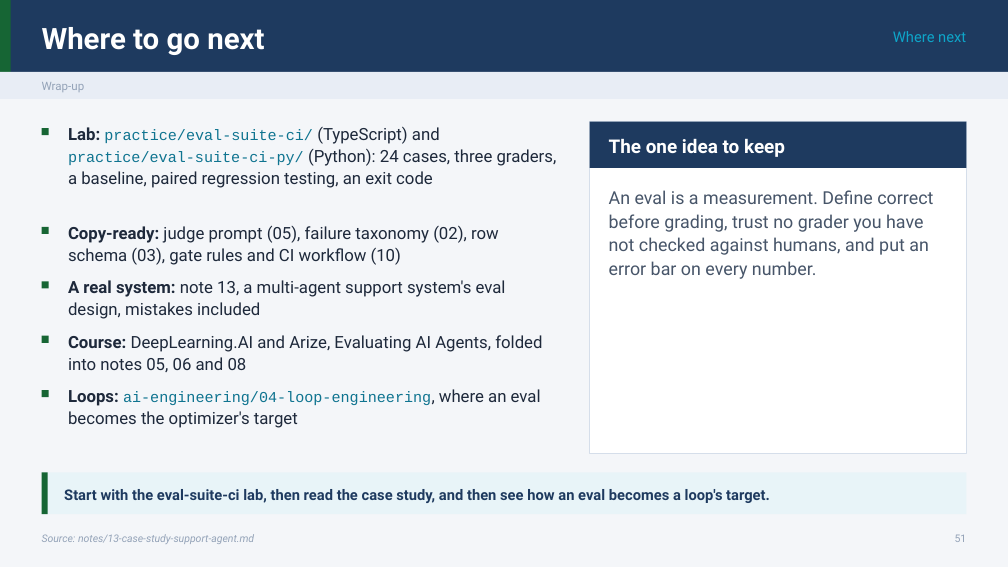
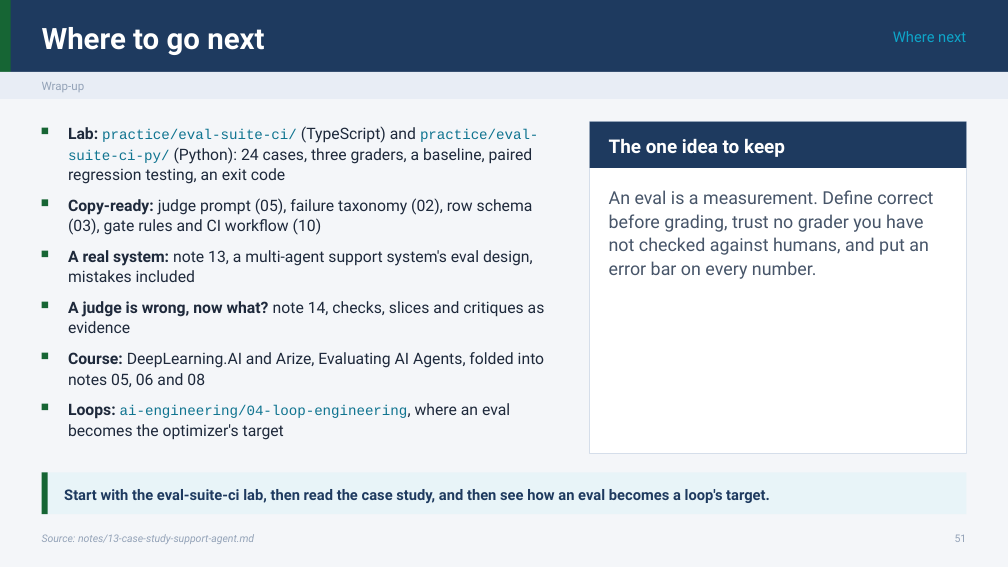
Before and after one commit to ramseywise/learn-ai-engineering, a slide deck: slide 51 of generative-ai/08-eval/slides/eval-engineering.pptx. Drawn at 1008x567 pixels with LibreOffice and Linux fonts; fonts in the diff are those of the drawing. Boxes give left, top, right and bottom in pixels: in the first picture for what was removed or moved away, otherwise in the second. Text is boxed around its words. In the diff, an @@ line names an element or a change of style, - is before the commit and + after.

```diff
--- a/generative-ai/08-eval/slides/eval-engineering.pptx
+++ b/generative-ai/08-eval/slides/eval-engineering.pptx
@@ text "Lab: practice/eval-suite-ci/ (TypeScript) and practice/eval- ..." at <box>68,126,538,184</box>: size 16 to 15 pt in "Lab: (TypeScript) and (Python): 24 cases, three ..."; size 14.4 to 13.5 pt in "practice/eval-suite-ci/ practice/eval-suite-ci-py/" @@
@@ rectangle: place and size @@
-rectangle at <box>42,227,48,234</box>
+rectangle at <box>42,200,48,206</box>
@@ text "Copy-ready: judge prompt (05), failure ...": place and size @@
-text "Copy-ready: judge prompt (05), failure ..." at <box>68,226,499,265</box>
+text "Copy-ready: judge prompt (05), failure ..." at <box>68,198,533,235</box>
@@ rectangle: place and size @@
-rectangle at <box>42,281,48,288</box>
+rectangle at <box>42,250,48,257</box>
@@ text "A real system: note 13, ...": place and size @@
-text "A real system: note 13, ..." at <box>68,280,506,319</box>
+text "A real system: note 13, ..." at <box>68,250,533,282</box>
@@ rectangle: place and size @@
-rectangle at <box>42,336,48,343</box>
+rectangle at <box>42,302,48,309</box>
@@ text added at <box>68,301,545,333</box>, 15 pt, text #1E293B @@
+A judge is wrong, now what? note 14, checks, slices and critiques as evidence
@@ rectangle: place and size @@
-rectangle at <box>42,390,48,397</box>
+rectangle at <box>42,352,48,359</box>
@@ size 16 to 15 pt in 3 elements at <box>68,198,533,235</box>, <box>68,250,533,282</box>, <box>68,352,544,387</box> @@
@@ text "Course: DeepLearning.AI and Arize, Evaluating ...": place and size @@
-text "Course: DeepLearning.AI and Arize, Evaluating ..." at <box>68,335,542,372</box>
+text "Course: DeepLearning.AI and Arize, Evaluating ..." at <box>68,352,544,387</box>
@@ rectangle added at <box>42,404,48,411</box>, fill #166534 @@
@@ text "Loops: ai-engineering/04-loop-engineering, where an eval ...": place and size @@
-text "Loops: ai-engineering/04-loop-engineering, where an eval ..." at <box>68,389,541,428</box>
+text "Loops: ai-engineering/04-loop-engineering, where an eval ..." at <box>68,403,510,440</box>
@@ text "Loops: ai-engineering/04-loop-engineering, where an eval ..." at <box>68,403,510,440</box>: size 16 to 15 pt in "Loops: ai-engineering/04-loop-engineering, where an eval bec ..."; size 14.4 to 13.5 pt in "ai-engineering/04-loop-engineering," @@
```
Also in this commit, not shown: 15 other slides changed, 3 slides added, 3 slides removed, 49 other files.
